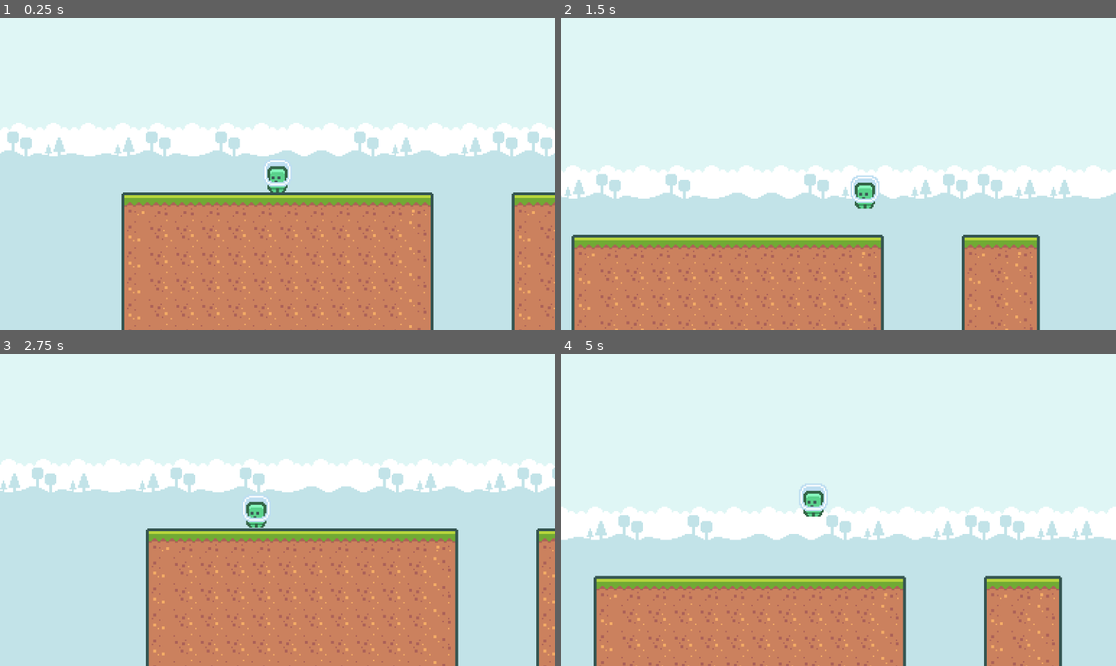
Above: before the commit, frames 1-4 (two rows, left to right).
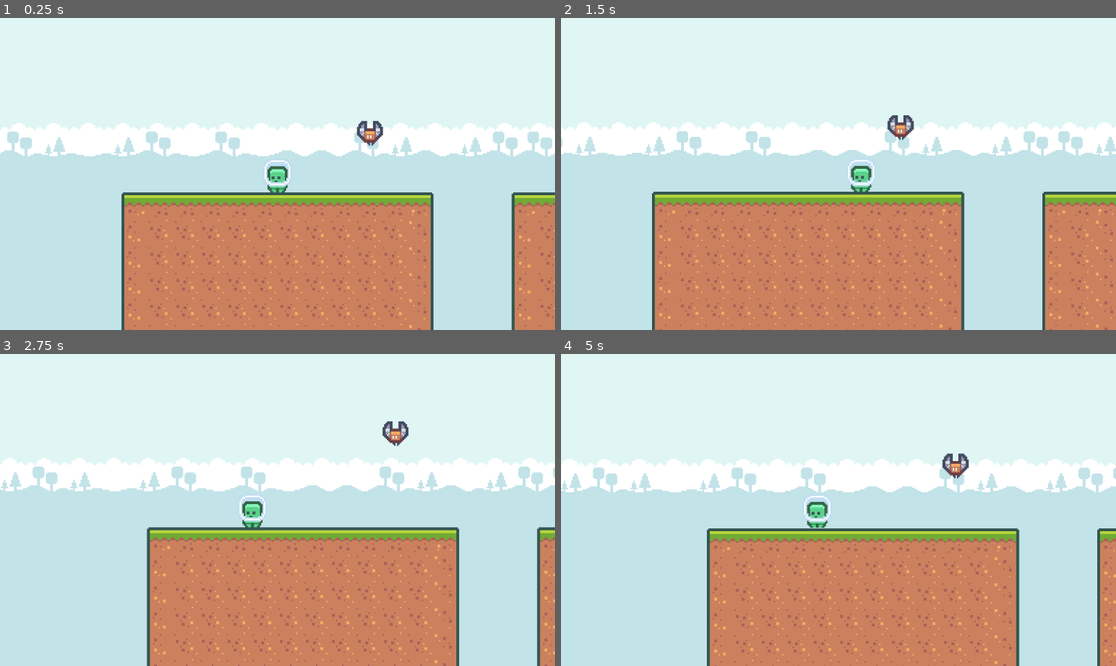
Above: after the commit, the same moments.

Repository: Truperton/Create-a-2d-Platformer-With-Godot-4
Game: Godot game, scene res://Scenes/Level 1.tscn
Two runs of this game, one before a commit and one after it. Both use one fixed random seed, a clock stepped at 60 frames per second and the inputs below. The project has no main scene, so this scene is started directly.
Inputs:
- Up to frame 1 (0.25 s): no input
- Up to frame 2 (1.5 s): hold Right from 0.53 s (still down); tap Up at 0.77 s
- Up to frame 3 (2.75 s): tap Up at 1.52 s; release Right at 2.03 s; hold Left from 2.03 s (still down)
- Up to frame 4 (5 s): release Left at 2.78 s; hold Right 2.78-4.28 s; tap Up at 3.02, 3.77, 4.52 s; hold Left from 4.28 s (still down)

The runs differ from the first frame. In frame 1, 0.3% of the frame differs, in the area x 64-70%, y 32-41%; in frame 2, 50%, in the area x 0-100%, y 31-100%; in frame 3, 5.0%; in frame 4, 47%.

Commit message:
Added an enemy character.
Following the lesson I have added a basic enemy that glides between two positions.

The major difference from the lesson is the way I have the enemy switch which location is the one that they are to go after reaching the previous one. In the lesson they have used if statements to determine which point is to be used for the new target position. I deemed that a bit inefficient so I simple used a temporary variable to switch the start and end positions to minimally reduce the CPU load at the expense of temporary RAM use.

Diff:
--- a/Scenes/Level 1.tscn
+++ b/Scenes/Level 1.tscn
@@ -1,12 +1,17 @@
-[gd_scene load_steps=6 format=4 uid="uid://c2nt8dua1if2w"]
+[gd_scene load_steps=9 format=4 uid="uid://c2nt8dua1if2w"]
 
 [ext_resource type="TileSet" uid="uid://w6xp5xoc3ffv" path="res://Tile Set.tres" id="1_j0hbn"]
 [ext_resource type="Script" path="res://Scripts/player.gd" id="2_n2dk4"]
 [ext_resource type="Texture2D" uid="uid://bqb4j84403j2a" path="res://Sprites/Characters/character_0000.png" id="3_f461f"]
 [ext_resource type="TileSet" uid="uid://b8dx4mbllowdp" path="res://Background Tile Set.tres" id="4_aqv1k"]
+[ext_resource type="Script" path="res://Scripts/enemy.gd" id="5_noa4t"]
+[ext_resource type="Texture2D" uid="uid://dpfw6ck4mow1p" path="res://Sprites/Characters/character_0024.png" id="6_vh5k2"]
 
 [sub_resource type="CapsuleShape2D" id="CapsuleShape2D_j4t16"]
 height = 24.0
+
+[sub_resource type="CircleShape2D" id="CircleShape2D_n266s"]
+radius = 7.0
 
 [node name="Main" type="Node2D"]
 
@@ -20,7 +25,7 @@
 tile_map_data = PackedByteArray("AAD8/wAAAQACAAEAAAD9/wAAAQACAAEAAAD+/wAAAQACAAEAAAD//wAAAQACAAEAAAABAAAAAQACAAEAAAAAAA …(6400 unchanged characters)…
 tile_set = ExtResource("1_j0hbn")
 
-[node name="Player" type="CharacterBody2D" parent="."]
+[node name="Player" type="CharacterBody2D" parent="." groups=["Player"]]
 position = Vector2(0, -14)
 script = ExtResource("2_n2dk4")
 
@@ -33,3 +38,16 @@
 [node name="Camera2D" type="Camera2D" parent="Player"]
 zoom = Vector2(3, 3)
 position_smoothing_enabled = true
+
+[node name="Enemy" type="Area2D" parent="."]
+position = Vector2(64, -34)
+script = ExtResource("5_noa4t")
+move_direction = Vector2(0, -50)
+
+[node name="Sprite2D" type="Sprite2D" parent="Enemy"]
+texture = ExtResource("6_vh5k2")
+
+[node name="CollisionShape2D" type="CollisionShape2D" parent="Enemy"]
+shape = SubResource("CircleShape2D_n266s")
+
+[connection signal="body_entered" from="Enemy" to="Enemy" method="_on_body_entered"]
--- /dev/null
+++ b/Scenes/Prefabs/Characters/Enemy.tscn
@@ -0,0 +1,20 @@
+[gd_scene load_steps=4 format=3 uid="uid://c5f5mnadwf2re"]
+
+[ext_resource type="Script" path="res://Scripts/enemy.gd" id="1_pbfwk"]
+[ext_resource type="Texture2D" uid="uid://dpfw6ck4mow1p" path="res://Sprites/Characters/character_0024.png" id="2_wlakn"]
+
+[sub_resource type="CircleShape2D" id="CircleShape2D_n266s"]
+radius = 7.0
+
+[node name="Enemy" type="Area2D"]
+position = Vector2(64, -34)
+script = ExtResource("1_pbfwk")
+move_direction = Vector2(0, -50)
+
+[node name="Sprite2D" type="Sprite2D" parent="."]
+texture = ExtResource("2_wlakn")
+
+[node name="CollisionShape2D" type="CollisionShape2D" parent="."]
+shape = SubResource("CircleShape2D_n266s")
+
+[connection signal="body_entered" from="." to="." method="_on_body_entered"]
--- /dev/null
+++ b/Scripts/enemy.gd
@@ -0,0 +1,27 @@
+extends Area2D
+
+@export var move_speed : float = 30
+@export var move_direction : Vector2
+
+var start_pos : Vector2
+var end_pos : Vector2
+# Called when the node enters the scene tree for the first time.
+func _ready() -> void:
+	start_pos = global_position
+	end_pos = global_position + move_direction
+
+
+# Called every frame. 'delta' is the elapsed time since the previous frame.
+func _process(delta: float) -> void:
+	global_position = global_position.move_toward(end_pos, move_speed * delta)
+
+	if global_position == end_pos:
+		var temp_pos : Vector2 = start_pos
+		start_pos = end_pos
+		end_pos = temp_pos
+
+
+
+func _on_body_entered(body: Node2D) -> void:
+	if body.is_in_group("Player"):
+		body.game_over()
--- a/project.godot
+++ b/project.godot
@@ -18,6 +18,10 @@
 
 project/assembly_name="Create a 2D Platformer with Godot 4"
 
+[global_group]
+
+Player=""
+
 [rendering]
 
 textures/canvas_textures/default_texture_filter=0
